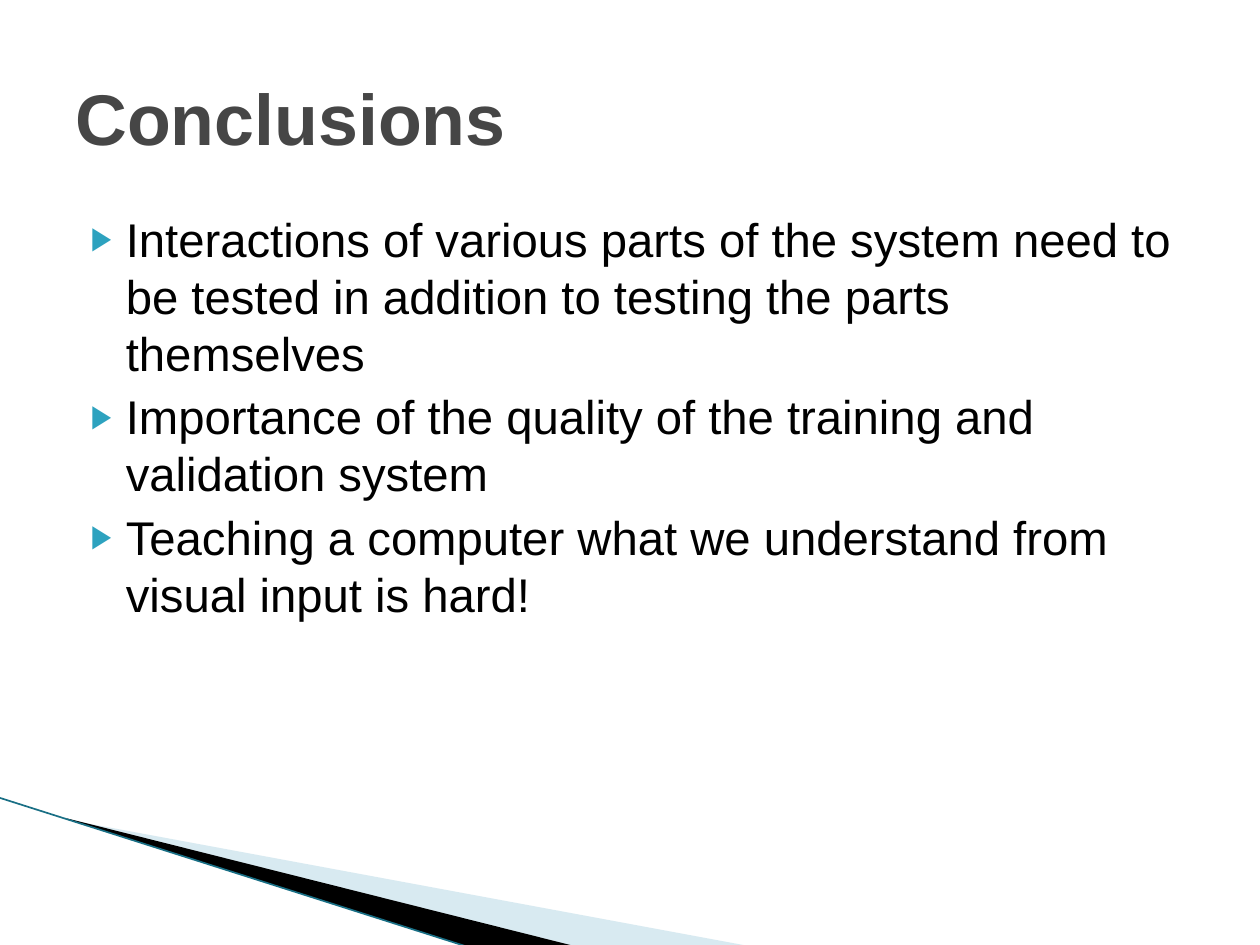
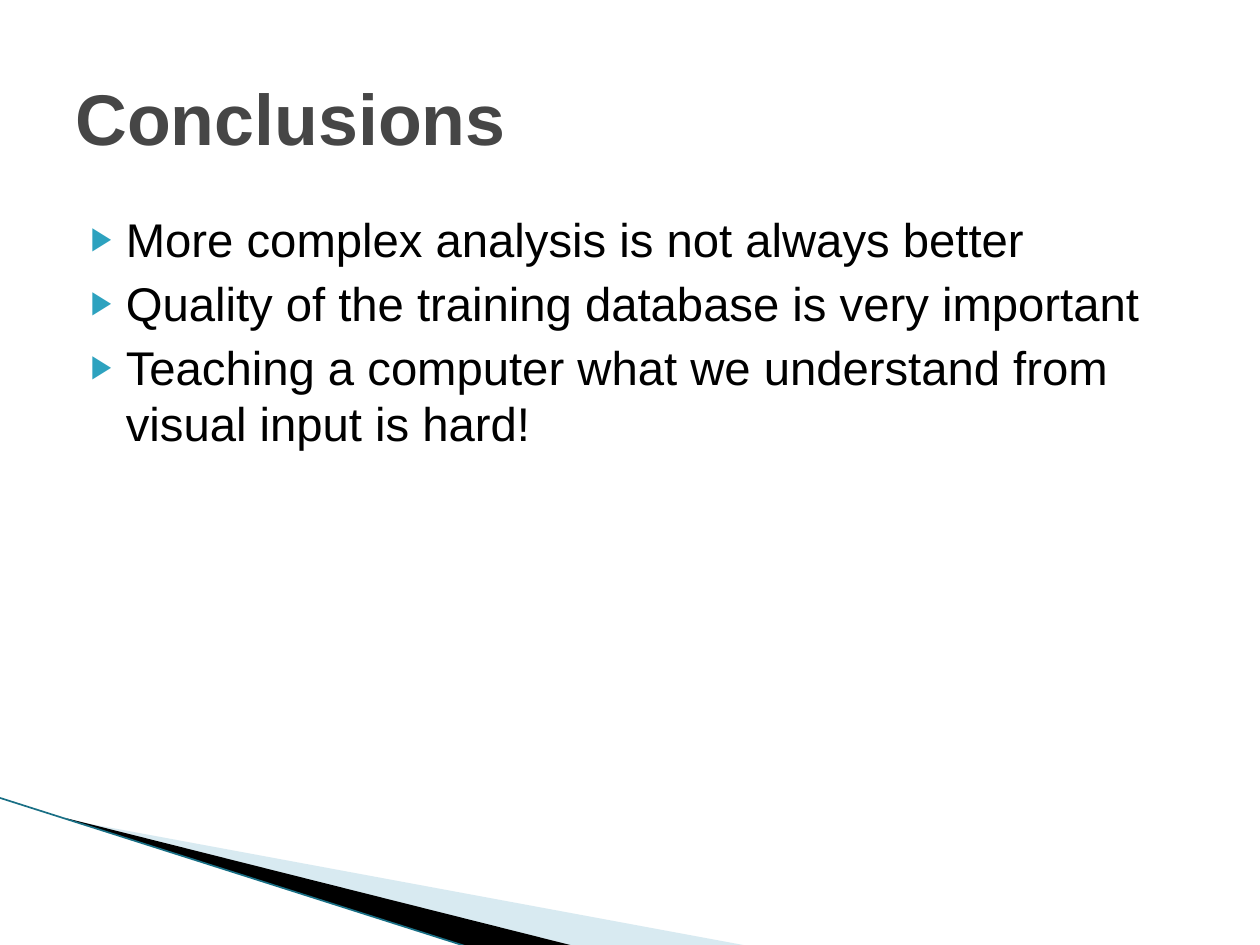
Before and after one commit to vfasburg/cse_803, a slide deck: slide 14 of deliverables/slides/803_Presentation_Fasburg_Thomas_Reiff.pptx. Drawn at 1260x945 pixels with LibreOffice and Linux fonts; fonts in the diff are those of the drawing; background and template pictures are left out. Boxes give left, top, right and bottom in pixels: in the first picture for what was removed or moved away, otherwise in the second. Text is boxed around its words. In the diff, an @@ line names an element or a change of style, - is before the commit and + after.

```diff
--- a/deliverables/slides/803_Presentation_Fasburg_Thomas_Reiff.pptx
+++ b/deliverables/slides/803_Presentation_Fasburg_Thomas_Reiff.pptx
@@ text at box(126, 222, 1139, 331): text changed @@
-▶ Interactions of various parts of the system need to be tested in addition to testing the parts themselves
-▶ Importance of the quality of the training and validation system
+▶ More complex analysis is not always better
+▶ Quality of the training database is very important
```
Also in this commit, not shown: 5 other slides changed, 30 other files.
